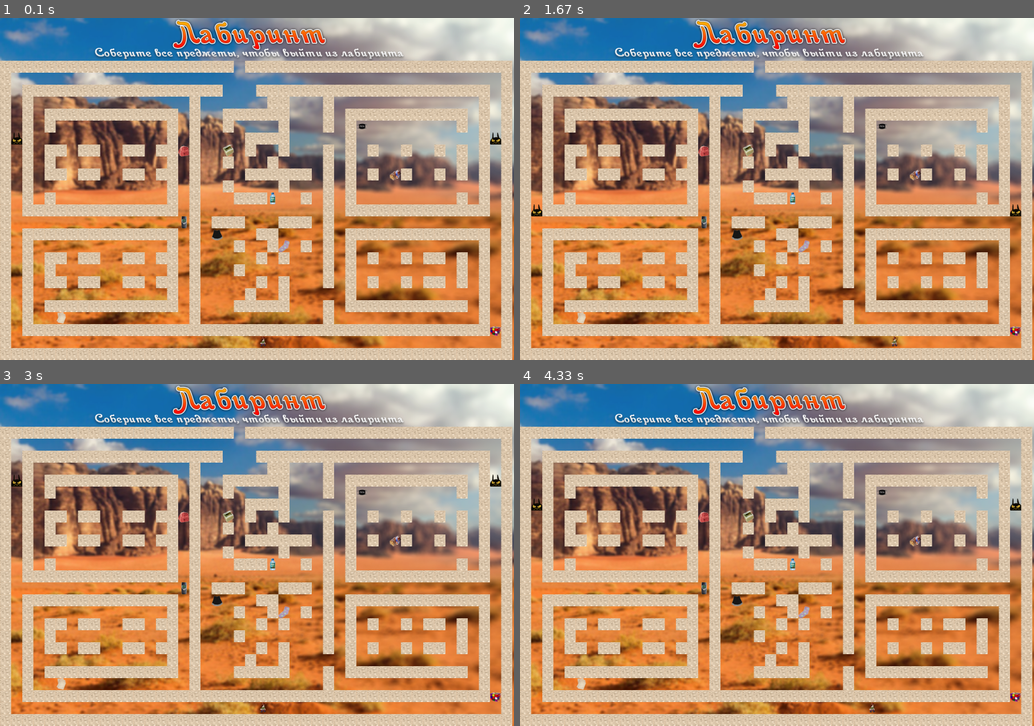
Above: before the commit, frames 1-4 (two rows, left to right).
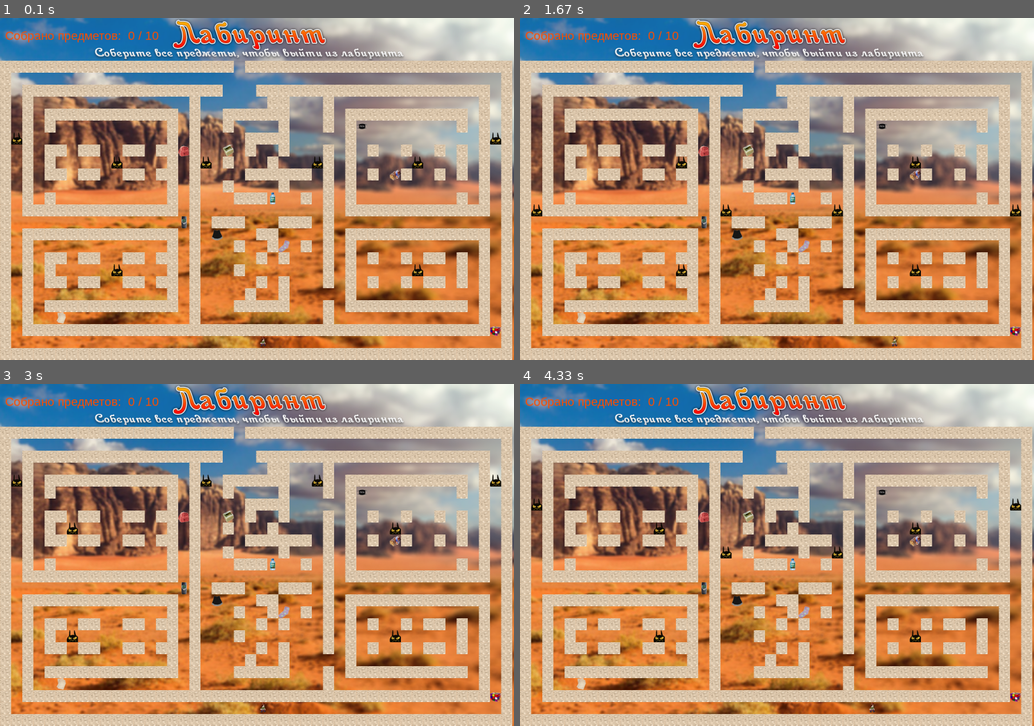
Above: after the commit, the same moments.

Repository: MariVermil/Pygame_project
Game: pygame game, started from labirint.py
Same seed, same stepped clock (60 frames per second), same inputs: the game is played once before the commit and once after it.
Inputs:
- Up to frame 1 (0.1 s): no input
- Up to frame 2 (1.67 s): hold Right 0.33-0.8 s; hold Right 1.17-1.63 s
- Up to frame 3 (3 s): hold Left 1.67-2.2 s; hold Left 2.57-2.97 s
- Up to frame 4 (4.33 s): hold Right 3.4-4.03 s

The runs differ from the first frame. In frame 1, 0.6% of the frame differs, in the area x 1-83%, y 3-76%; in frame 2, 0.6%, in the area x 1-78%, y 3-76%; in frame 3, 0.6%; in frame 4, 0.6%.

Commit message:
Вывод и счёт монет вроде как работает

Diff:
--- a/labirint.py
+++ b/labirint.py
@@ -4,6 +4,13 @@
 import pygame as pg
 from pygame import time
 import random
+
+
+# функция для прорисовки текста
+def draw_text(text, x, y):
+    font = pg.font.SysFont('Franklin Gothic Heavy', 28)
+    img = font.render(text, True, (255, 79, 0))
+    screen.blit(img, (x, y))
 
 
 def load_image(name):  # Проверка фото на наличие
@@ -67,7 +74,7 @@
         self.direction = 1
 
     def update(self):
-        if self.end_y > 0:
+        if self.end_y > self.start_y:
             if self.rect.y >= self.end_y:
                 self.rect.y = self.end_y
                 self.direction = -1
@@ -170,7 +177,8 @@
 
     enemy_group = pg.sprite.Group()
     player.enemies = enemy_group
-    enemies_coord = [[1, 1, 23, 1], [1, 44, 23, 44]]
+    enemies_coord = [[1, 1, 23, 1], [1, 44, 23, 44], [3, 18, 21, 18], [3, 28, 21, 28], [8, 5, 8, 14],
+                     [17, 5, 17, 14], [8, 32, 8, 40], [17, 32, 17, 40]]
     for coord in enemies_coord:
         enemy = Enemy(coord[0], coord[1], coord[2], coord[3])
         enemy_group.add(enemy)
@@ -222,7 +230,8 @@
 
                     enemy_group = pg.sprite.Group()
                     player.enemies = enemy_group
-                    enemies_coord = [[1, 1, 23, 1], [1, 44, 23, 44]]
+                    enemies_coord = [[1, 1, 23, 1], [1, 44, 23, 44], [3, 18, 21, 18], [3, 28, 21, 28], [8, 5, 8, 14],
+                                     [17, 5, 17, 14], [8, 32, 8, 40], [17, 32, 17, 40]]
                     for coord in enemies_coord:
                         enemy = Enemy(coord[0], coord[1], coord[2], coord[3])
                         enemy_group.add(enemy)
@@ -240,6 +249,7 @@
             enemy_group.draw(screen)
             enemy_group.update()
             player.update()
+            draw_text(f'Собрано предметов:  {str(player.sum_coins)} / 10', 12, 25)
         pg.display.flip()
         time.Clock().tick(fps)
     terminate()
